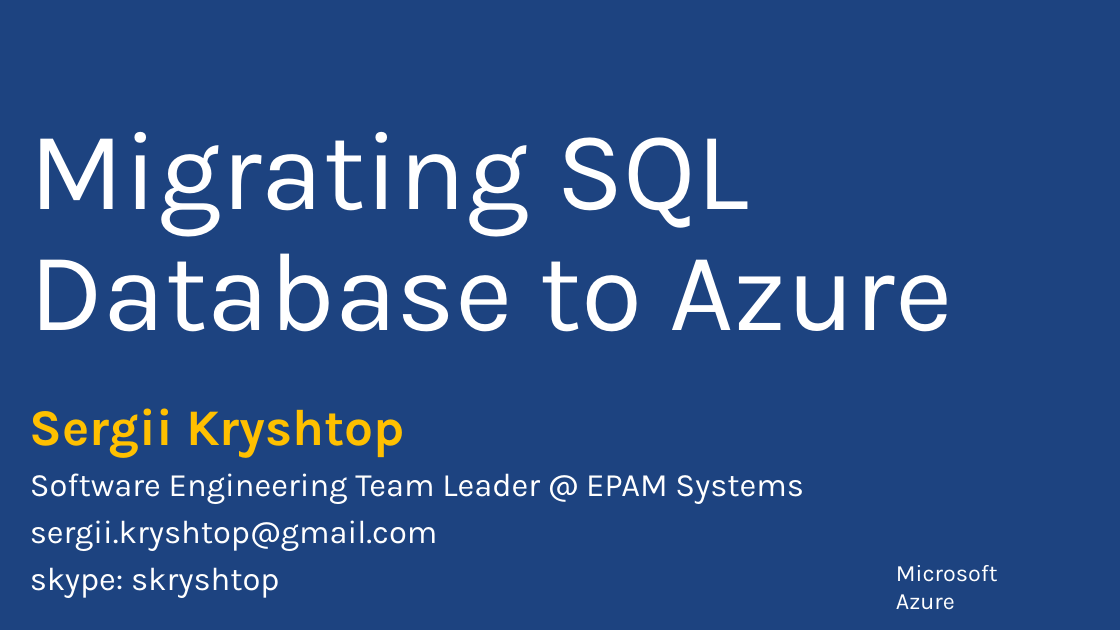
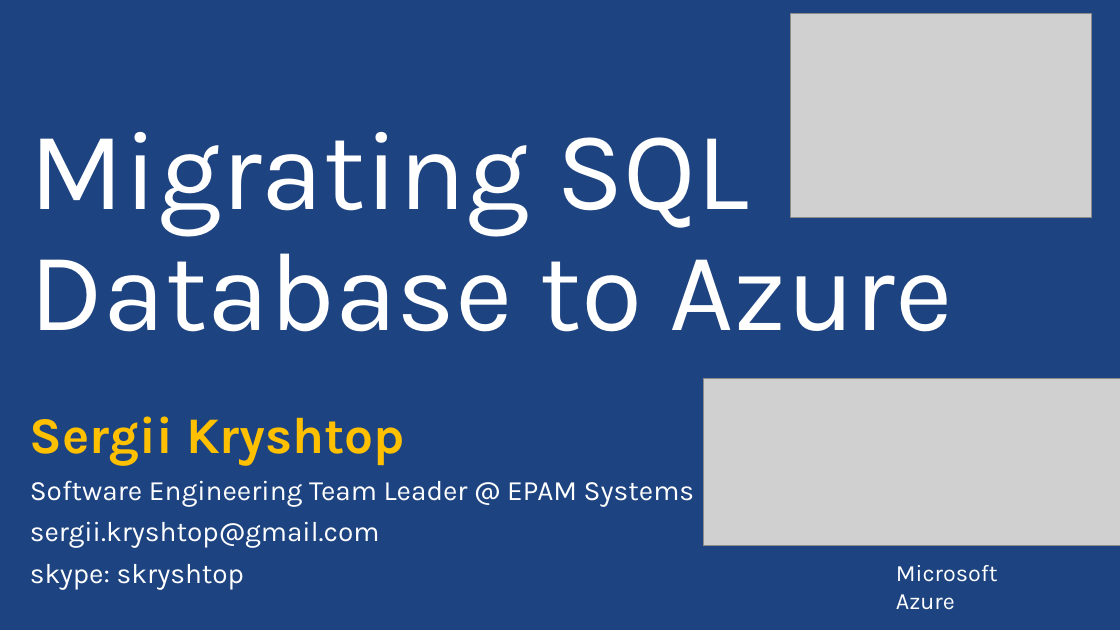
Before and after one commit to PyroJoke/AzureBootcamp2015Kharkiv, a slide deck: slide 1 of Presentations/AzureGlobalBootcamp - MigratingSQLDatabase.pptx. Drawn at 1120x630 pixels with LibreOffice and Linux fonts; fonts in the diff are those of the drawing; grey boxes stand for pictures; background and template pictures are left out. Boxes give left, top, right and bottom in pixels: in the first picture for what was removed or moved away, otherwise in the second. Text is boxed around its words. In the diff, an @@ line names an element or a change of style, - is before the commit and + after.

```diff
--- a/Presentations/AzureGlobalBootcamp - MigratingSQLDatabase.pptx
+++ b/Presentations/AzureGlobalBootcamp - MigratingSQLDatabase.pptx
@@ picture added at (x1=791, y1=14, x2=1091, y2=218) @@
@@ picture added at (x1=703, y1=378, x2=1120, y2=545) @@
@@ subtitle at (x1=30, y1=480, x2=694, y2=590): size 28 to 24 pt in "Software Engineering Team Leader @ EPAM Systems", "sergii.kryshtop@gmail.com", "skype: skryshtop" @@
```
Also in this commit, not shown: 5 other slides changed, 4 other files.
